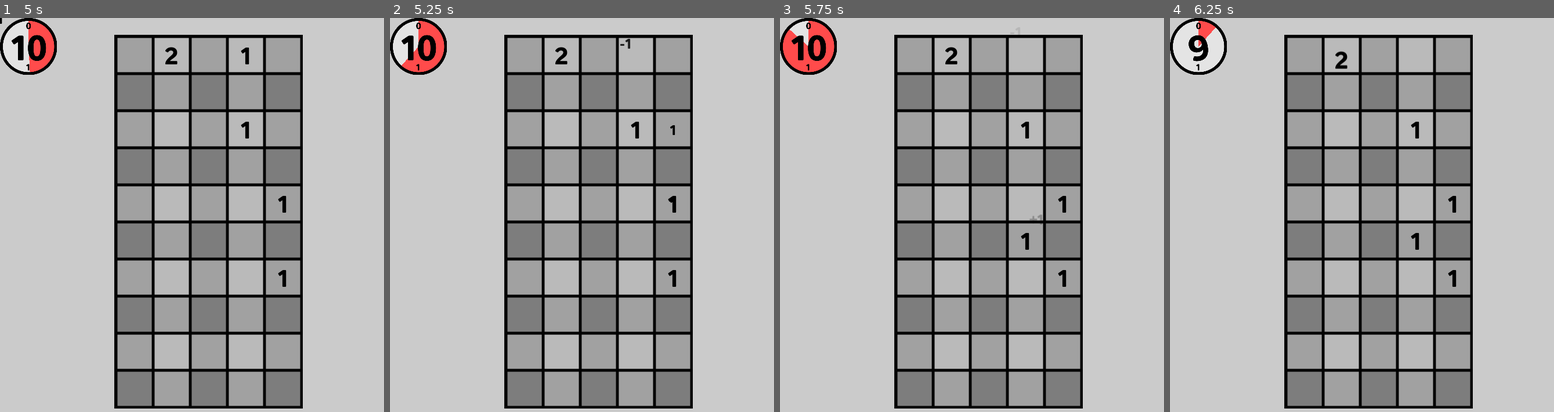
Above: before the commit, frames 1-4 (left to right).
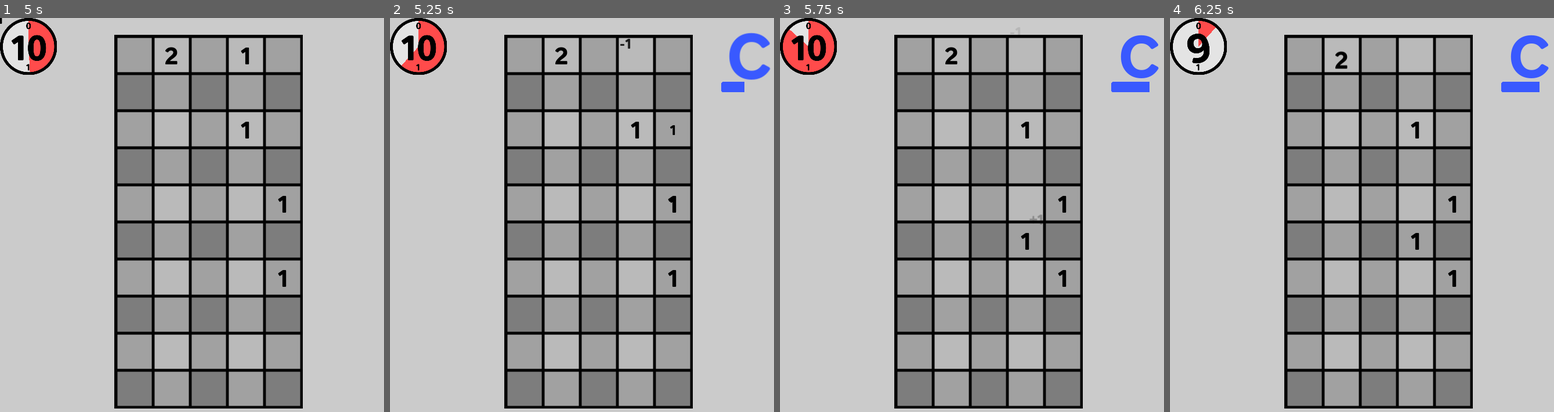
Above: after the commit, the same moments.

Repository: chhurst8/plants-vs-numbers
Game: Godot game, scene res://main.tscn
Same seed, same stepped clock (60 frames per second), same inputs: the game is played once before the commit and once after it.
Inputs (mouse positions are in pixels of both pictures, inside the frame that each line leads up to):
- Up to frame 1 (5 s): move the mouse to (299, 207) at 0.52 s; hold Mouse wheel down (ScrollDown) 0.53-1.25 s; click (299, 207) at 0.67 s; drag from (126, 246) to (188, 309) at 1.27 s; move the mouse to (249, 136) at 2.02 s; hold Mouse wheel down (ScrollDown) 2.03-2.75 s; click (249, 136) at 2.17 s; drag from (188, 309) to (84, 163) at 2.77 s; move the mouse to (334, 289) at 3.52 s; hold Mouse wheel down (ScrollDown) 3.53-4.25 s; click (334, 289) at 3.67 s; drag from (84, 163) to (145, 120) at 4.27 s
- Up to frame 2 (5.25 s): move the mouse to (620, 226) at 5.02 s; hold Mouse wheel down (ScrollDown) from 5.03 s (still down); click (620, 226) at 5.17 s
- Up to frame 3 (5.75 s): keep holding Mouse wheel down (ScrollDown)
- Up to frame 4 (6.25 s): release Mouse wheel down (ScrollDown) at 5.75 s; drag from (1315, 120) to (1296, 246) at 5.77 s

Frame 1 is identical in both runs. In frame 2, 0.8% of the frame differs, in the area x 86-100%, y 3-19%; in frame 3, 0.8%; in frame 4, 0.9%, in the area x 4-99%, y 3-19%.

Commit message:
combo system

Diff:
--- /dev/null
+++ b/Visuals/combobar.svg
@@ -0,0 +1,50 @@
+<?xml version="1.0" encoding="UTF-8" standalone="no"?>
+<!-- Created with Inkscape (http://www.inkscape.org/) -->
+
+<svg
+   width="394"
+   height="74"
+   viewBox="0 0 104.24583 19.579166"
+   version="1.1"
+   id="svg1"
+   inkscape:version="1.4.4 (dcaf3e7d9e, 2026-05-05)"
+   sodipodi:docname="combobar.svg"
+   xmlns:inkscape="http://www.inkscape.org/namespaces/inkscape"
+   xmlns:sodipodi="http://sodipodi.sourceforge.net/DTD/sodipodi-0.dtd"
+   xmlns="http://www.w3.org/2000/svg"
+   xmlns:svg="http://www.w3.org/2000/svg">
+  <sodipodi:namedview
+     id="namedview1"
+     pagecolor="#505050"
+     bordercolor="#eeeeee"
+     borderopacity="1"
+     inkscape:showpageshadow="0"
+     inkscape:pageopacity="0"
+     inkscape:pagecheckerboard="0"
+     inkscape:deskcolor="#505050"
+     inkscape:document-units="px"
+     inkscape:zoom="1.9111675"
+     inkscape:cx="188.36654"
+     inkscape:cy="67.236389"
+     inkscape:window-width="1707"
+     inkscape:window-height="1007"
+     inkscape:window-x="0"
+     inkscape:window-y="0"
+     inkscape:window-maximized="1"
+     inkscape:current-layer="layer1"
+     showgrid="false" />
+  <defs
+     id="defs1" />
+  <g
+     inkscape:label="Layer 1"
+     inkscape:groupmode="layer"
+     id="layer1">
+    <rect
+       style="fill:#ffffff;fill-opacity:1;stroke:#000000;stroke-width:5.29167;stroke-opacity:1"
+       id="rect1"
+       width="98.954163"
+       height="14.287497"
+       x="2.6458349"
+       y="2.6458349" />
+  </g>
+</svg>
--- /dev/null
+++ b/Visuals/combobar_progress.svg
@@ -0,0 +1,52 @@
+<?xml version="1.0" encoding="UTF-8" standalone="no"?>
+<!-- Created with Inkscape (http://www.inkscape.org/) -->
+
+<svg
+   width="394"
+   height="74"
+   viewBox="0 0 104.24583 19.579166"
+   version="1.1"
+   id="svg1"
+   inkscape:version="1.4.4 (dcaf3e7d9e, 2026-05-05)"
+   sodipodi:docname="combobar_progress.svg"
+   xmlns:inkscape="http://www.inkscape.org/namespaces/inkscape"
+   xmlns:sodipodi="http://sodipodi.sourceforge.net/DTD/sodipodi-0.dtd"
+   xmlns="http://www.w3.org/2000/svg"
+   xmlns:svg="http://www.w3.org/2000/svg">
+  <sodipodi:namedview
+     id="namedview1"
+     pagecolor="#505050"
+     bordercolor="#eeeeee"
+     borderopacity="1"
+     inkscape:showpageshadow="0"
+     inkscape:pageopacity="0"
+     inkscape:pagecheckerboard="0"
+     inkscape:deskcolor="#505050"
+     inkscape:document-units="px"
+     inkscape:zoom="1.3513995"
+     inkscape:cx="199.05291"
+     inkscape:cy="95.826586"
+     inkscape:window-width="1707"
+     inkscape:window-height="1007"
+     inkscape:window-x="0"
+     inkscape:window-y="0"
+     inkscape:window-maximized="1"
+     inkscape:current-layer="layer1"
+     showgrid="false" />
+  <defs
+     id="defs1" />
+  <g
+     inkscape:label="Layer 1"
+     inkscape:groupmode="layer"
+     id="layer1">
+    <rect
+       style="fill:#ffffff;fill-opacity:1;stroke:none;stroke-width:5.29167;stroke-opacity:1"
+       id="rect1"
+       width="104.24583"
+       height="19.579166"
+       x="5.843933e-08"
+       y="-1.6566989e-07"
+       rx="4.2333331"
+       ry="4.2333331" />
+  </g>
+</svg>
--- /dev/null
+++ b/Visuals/combobar_top.svg
@@ -0,0 +1,50 @@
+<?xml version="1.0" encoding="UTF-8" standalone="no"?>
+<!-- Created with Inkscape (http://www.inkscape.org/) -->
+
+<svg
+   width="394"
+   height="74"
+   viewBox="0 0 104.24583 19.579166"
+   version="1.1"
+   id="svg1"
+   inkscape:version="1.4.4 (dcaf3e7d9e, 2026-05-05)"
+   sodipodi:docname="combobar_top.svg"
+   xmlns:inkscape="http://www.inkscape.org/namespaces/inkscape"
+   xmlns:sodipodi="http://sodipodi.sourceforge.net/DTD/sodipodi-0.dtd"
+   xmlns="http://www.w3.org/2000/svg"
+   xmlns:svg="http://www.w3.org/2000/svg">
+  <sodipodi:namedview
+     id="namedview1"
+     pagecolor="#505050"
+     bordercolor="#eeeeee"
+     borderopacity="1"
+     inkscape:showpageshadow="0"
+     inkscape:pageopacity="0"
+     inkscape:pagecheckerboard="0"
+     inkscape:deskcolor="#505050"
+     inkscape:document-units="px"
+     inkscape:zoom="1.9111675"
+     inkscape:cx="188.36654"
+     inkscape:cy="67.236389"
+     inkscape:window-width="1707"
+     inkscape:window-height="1007"
+     inkscape:window-x="0"
+     inkscape:window-y="0"
+     inkscape:window-maximized="1"
+     inkscape:current-layer="layer1"
+     showgrid="false" />
+  <defs
+     id="defs1" />
+  <g
+     inkscape:label="Layer 1"
+     inkscape:groupmode="layer"
+     id="layer1">
+    <rect
+       style="fill:none;fill-opacity:1;stroke:#000000;stroke-width:5.29167;stroke-opacity:1"
+       id="rect1"
+       width="98.954163"
+       height="14.287497"
+       x="2.6458349"
+       y="2.6458349" />
+  </g>
+</svg>
--- a/main.gd
+++ b/main.gd
@@ -4,6 +4,11 @@
 
 const GRID_TILE_SIZE: int = 64
 const GRID_PHYS_OFFSET: Vector2 = Vector2(232, 64)
+
+const COMBO_PURPLE: Color = Color("9700d8")
+const COMBO_GREEN: Color = Color("35ff50")
+const COMBO_RED: Color = Color("ff4b4b")
+const COMBO_BLUE: Color = Color("3959ff")
 
 
 @export var global_turn_timer: Timer
@@ -12,6 +17,14 @@
 @export var closest_enemy_indicator: Label
 var closest_enemy_distance: int
 
+@export var combo_letter: Label
+@export var combo_bar: TextureProgressBar
+var combo_amount: int = 0
+var combo_anim_time: float = 0
+var any_enemies_killed_this_turn: bool = false
+var kill_drought: int = 0
+var prev_combo_bar_value: float = 0
+
 
 @export var end_screen: EndScreen
 
@@ -20,6 +33,7 @@
 var stat_explosions: int
 
 var score: int = 0
+
 var current_wave: int = 0
 var enemies_remaining_in_wave = {}
 var current_turn: int = 0
@@ -91,6 +105,14 @@
 
 	closest_enemy_distance = 10
 	closest_enemy_indicator.text = str(closest_enemy_distance)
+
+	combo_amount = 0
+	any_enemies_killed_this_turn = false
+	kill_drought = 0
+	combo_anim_time = 1
+
+	combo_letter.hide()
+	combo_bar.hide()
 
 
 func _input(event: InputEvent) -> void:
@@ -226,8 +248,31 @@
 		tween_rot.tween_property(closest_enemy_indicator, "rotation_degrees", 360, 0.4).set_trans(Tween.TRANS_BACK)
 
 		var tween_scale = get_tree().create_tween()
-		tween_scale.tween_property(closest_enemy_indicator, "scale", 1.2, 0.2)
-		tween_scale.tween_property(closest_enemy_indicator, "scale", 1.0, 0.2)
+		tween_scale.tween_property(closest_enemy_indicator, "scale", Vector2(1.2, 1.2), 0.2)
+		tween_scale.tween_property(closest_enemy_indicator, "scale", Vector2(1.0, 1.0), 0.2)
+
+	if(combo_anim_time < 1):
+		combo_anim_time += delta
+		if (combo_anim_time <= 0.1):
+			var _letter_scale = lerpf(1.0, 1.1, combo_anim_time / 0.1)
+			combo_letter.scale = Vector2(_letter_scale, _letter_scale)
+		elif (combo_anim_time <= 0.2):
+			var _letter_scale = lerpf(1.1, 1.0, ease_out_cubic((combo_anim_time - 0.1) / 0.1))
+			combo_letter.scale = Vector2(_letter_scale, _letter_scale)
+		if (combo_anim_time <= 0.4):
+			#TODO: transition bar
+
+			var new_combo_bar_value: float = 0.0
+			if (combo_amount <= 3):
+				new_combo_bar_value = (combo_amount) * (100.0 / 3.0)
+			elif (combo_amount <= 6):
+				new_combo_bar_value = (combo_amount - 3) * (100.0 / 3.0)
+			elif (combo_amount <= 8):
+				new_combo_bar_value = (combo_amount - 6) * (100.0 / 2.0)
+			elif (combo_amount <= 10):
+				new_combo_bar_value = (combo_amount - 8) * (100.0 / 2.0)
+
+			combo_bar.value = lerpf(prev_combo_bar_value, new_combo_bar_value, ease_out_quart(combo_anim_time / 0.4))
 
 
 func _on_global_turn_timer_timeout() -> void:
@@ -235,6 +280,34 @@
 		do_player_turn()
 		turn_owner = TurnOwners.ENEMY
 	else:
+		# it is the enemy turn
+		# BUT first handle the combo thing
+		if (any_enemies_killed_this_turn):
+			kill_drought = 0
+		else:
+			kill_drought += 1
+
+			var new_combo_amount: int = 0
+			if (kill_drought <= 2):
+				new_combo_amount = combo_amount - 1
+			elif (kill_drought <= 4):
+				new_combo_amount = combo_amount - 2
+			else:
+				new_combo_amount = combo_amount - 3
+
+			update_combo_hud(new_combo_amount)
+		any_enemies_killed_this_turn = false
+
+		if (combo_amount <= 3):
+			prev_combo_bar_value = (combo_amount) * (100.0 / 3.0)
+		elif (combo_amount <= 6):
+			prev_combo_bar_value = (combo_amount - 3) * (100.0 / 3.0)
+		elif (combo_amount <= 8):
+			prev_combo_bar_value = (combo_amount - 6) * (100.0 / 2.0)
+		elif (combo_amount <= 10):
+			prev_combo_bar_value = (combo_amount - 8) * (100.0 / 2.0)
+		#prev_combo_bar_value = combo_bar.value
+
 		current_turn += 1
 		if (enemies_remaining_in_wave.has(current_turn)):
 			var wave = enemies_remaining_in_wave[current_turn]
@@ -305,6 +378,7 @@
 				enemy.take_damage(explosion_damage)
 				print("explosion at " + str(explosion_position) + " damaged enemy at " + str(enemy.grid_position))
 
+	increase_combo(1)
 	stat_explosions += 1
 	#TODO: create the visual explosion
 
@@ -322,8 +396,50 @@
 	if (enemy_number > stat_strongest_enemy_killed): stat_strongest_enemy_killed = enemy_number
 	stat_enemies_killed += 1
 
+
+	# update the combo counter
+	any_enemies_killed_this_turn = true
+	increase_combo(1)
+
+
 	# this will have to change based on the combo
 	score += enemy_number
+
+func increase_combo(amount: int) -> void:
+	var new_combo_amount = combo_amount + amount
+	update_combo_hud(new_combo_amount)
+
+func update_combo_hud(new_combo_amount: int) -> void:
+	var old_combo_amount: int = combo_amount
+	combo_amount = new_combo_amount
+	if (combo_amount > 10): combo_amount = 10
+	if (combo_amount < 0): combo_amount = 0
+
+	combo_anim_time = 0
+
+	if (combo_amount == 0):
+		combo_letter.hide()
+		combo_bar.hide()
+	else:
+		combo_letter.show()
+		combo_bar.show()
+
+		if (combo_amount <= 3):
+			combo_letter.text = "C"
+			combo_letter.add_theme_color_override("font_color", COMBO_BLUE)
+			combo_bar.tint_progress = COMBO_BLUE
+		elif (combo_amount <= 6):
+			combo_letter.text = "B"
+			combo_letter.add_theme_color_override("font_color", COMBO_RED)
+			combo_bar.tint_progress = COMBO_RED
+		elif (combo_amount <= 8):
+			combo_letter.text = "A"
+			combo_letter.add_theme_color_override("font_color", COMBO_GREEN)
+			combo_bar.tint_progress = COMBO_GREEN
+		elif (combo_amount <= 10):
+			combo_letter.text = "S"
+			combo_letter.add_theme_color_override("font_color", COMBO_PURPLE)
+			combo_bar.tint_progress = COMBO_PURPLE
 
 func lose_game() -> void:
 	end_screen.game_end(score, stat_enemies_killed, stat_explosions, stat_strongest_enemy_killed)
--- a/main.tscn
+++ b/main.tscn
@@ -8,12 +8,15 @@
 [ext_resource type="Texture2D" uid="uid://5fp6iylhw3pi" path="res://Visuals/clock_top.svg" id="4_5vw27"]
 [ext_resource type="Texture2D" uid="uid://4b5caa7bo5vf" path="res://Visuals/clock_progress.svg" id="5_5vw27"]
 [ext_resource type="Theme" uid="uid://cdpebhimedkdu" path="res://Visuals/theme.tres" id="5_lquwl"]
-
-[node name="Main" type="Node2D" unique_id=1073496573 node_paths=PackedStringArray("global_turn_timer", "clock_thing", "closest_enemy_indicator", "end_screen", "plant_holder", "projectile_holder", "notif_holder", "enemy_holder")]
+[ext_resource type="Texture2D" uid="uid://c2c4jgs46roy1" path="res://Visuals/combobar_progress.svg" id="7_kek77"]
+
+[node name="Main" type="Node2D" unique_id=1073496573 node_paths=PackedStringArray("global_turn_timer", "clock_thing", "closest_enemy_indicator", "combo_letter", "combo_bar", "end_screen", "plant_holder", "projectile_holder", "notif_holder", "enemy_holder")]
 script = ExtResource("1_0xm2m")
 global_turn_timer = NodePath("GlobalTurnTimer")
 clock_thing = NodePath("HUD/ClockThing")
 closest_enemy_indicator = NodePath("HUD/ClockThing/ClosestEnemyIndicator")
+combo_letter = NodePath("HUD/ComboLetter")
+combo_bar = NodePath("HUD/ComboBar")
 end_screen = NodePath("EndScreen")
 plant_holder = NodePath("PlantHolder")
 projectile_holder = NodePath("ProjectileHolder")
@@ -37,9 +40,18 @@
 
 [node name="EnemyHolder" type="Node2D" parent="." unique_id=566027863]
 
-[node name="HUD" type="Node2D" parent="." unique_id=1488285872]
+[node name="HUD" type="Control" parent="." unique_id=36744116]
+layout_mode = 3
+anchors_preset = 15
+anchor_right = 1.0
+anchor_bottom = 1.0
+offset_right = 720.0
+offset_bottom = 720.0
+grow_horizontal = 2
+grow_vertical = 2
 
 [node name="ClockThing" type="TextureProgressBar" parent="HUD" unique_id=978626141]
+layout_mode = 0
 offset_right = 40.0
 offset_bottom = 40.0
 scale = Vector2(0.25, 0.25)
@@ -70,6 +82,40 @@
 horizontal_alignment = 1
 vertical_alignment = 1
 
+[node name="ComboLetter" type="Label" parent="HUD" unique_id=1445715616]
+layout_mode = 1
+anchors_preset = 1
+anchor_left = 1.0
+anchor_right = 1.0
+offset_left = -135.0
+offset_top = 2.5
+offset_right = -65.0
+offset_bottom = 122.5
+grow_horizontal = 0
+pivot_offset = Vector2(35, 60.5)
+theme = ExtResource("5_lquwl")
+theme_override_colors/font_color = Color(0.5921569, 0, 0.84705883, 1)
+theme_override_font_sizes/font_size = 100
+text = "S"
+horizontal_alignment = 1
+vertical_alignment = 1
+
+[node name="ComboBar" type="TextureProgressBar" parent="HUD" unique_id=1261179406]
+layout_mode = 1
+anchors_preset = 1
+anchor_left = 1.0
+anchor_right = 1.0
+offset_left = -149.0
+offset_top = 110.0
+offset_right = 245.0
+offset_bottom = 184.0
+grow_horizontal = 0
+scale = Vector2(0.25, 0.25)
+step = 0.01
+value = 3.0
+texture_progress = ExtResource("7_kek77")
+tint_progress = Color(0.5921569, 0, 0.84705883, 1)
+
 [node name="EndScreen" type="Node2D" parent="." unique_id=1306574003 node_paths=PackedStringArray("background", "score_text", "enemies_killed_text", "explosions_text", "strongest_enemy_killed_text", "clock_thing")]
 process_mode = 3
 script = ExtResource("3_1bvp3")
Not shown, added: Visuals/combobar.svg.import
Not shown, added: Visuals/combobar_progress.svg.import
Not shown, added: Visuals/combobar_top.svg.import
